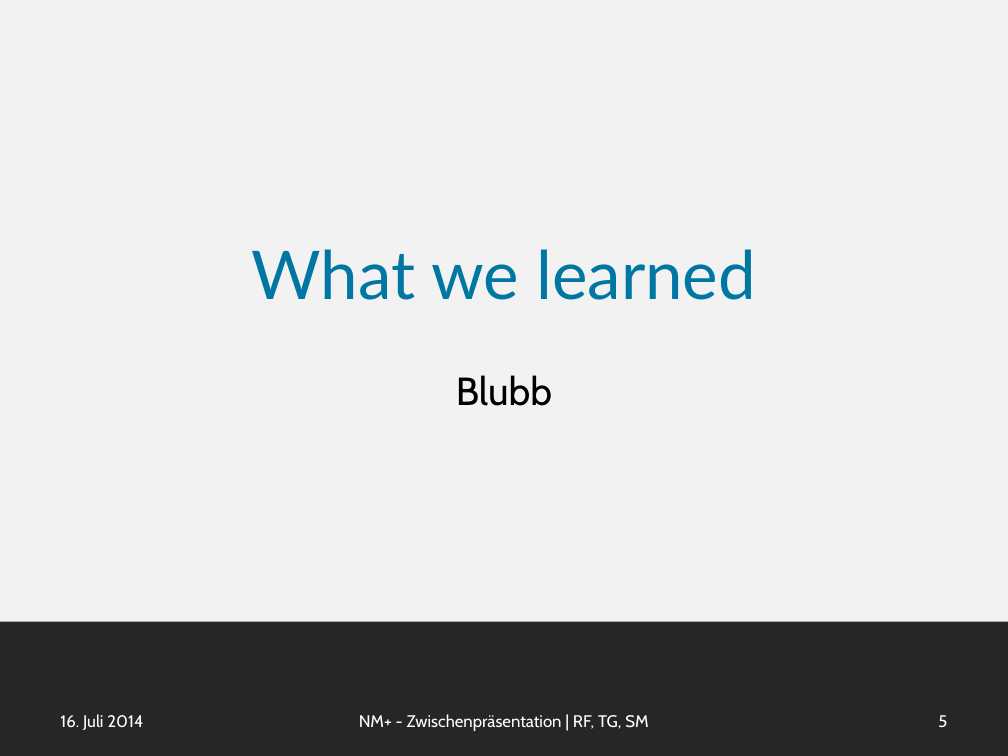
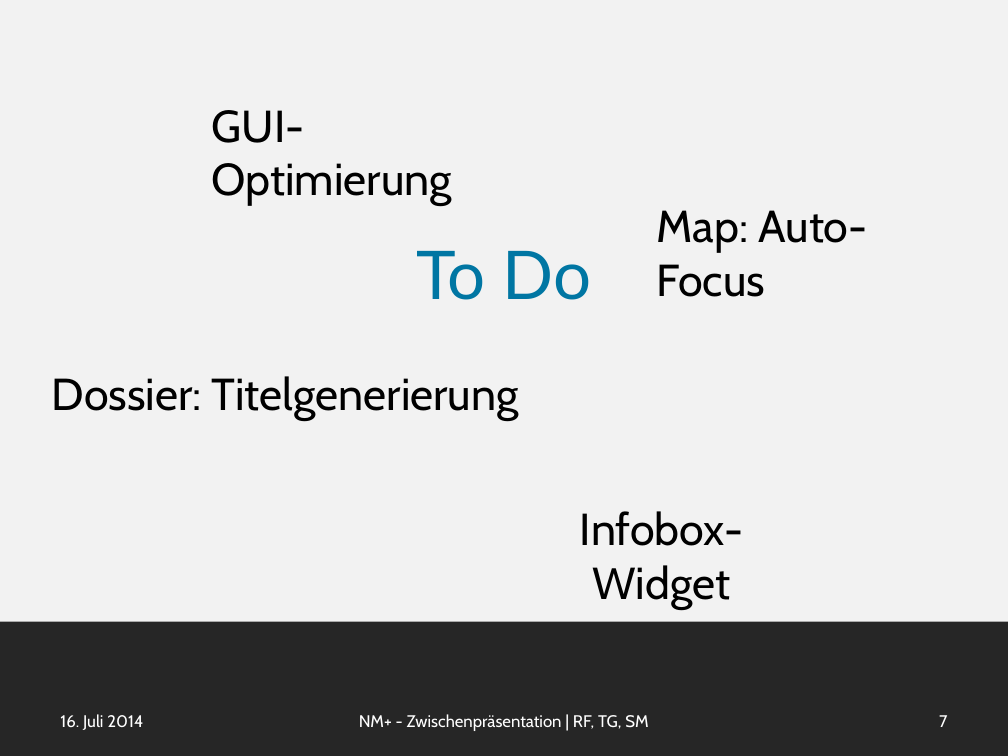
Before and after one commit to smba/newsminer, a slide deck: slide 7 of Presentation/newsminer_plus.pptx (slide 5 before the commit). Drawn at 1008x756 pixels with LibreOffice and Linux fonts; fonts in the diff are those of the drawing. Boxes give left, top, right and bottom in pixels: in the first picture for what was removed or moved away, otherwise in the second. Text is boxed around its words. In the diff, an @@ line names an element or a change of style, - is before the commit and + after.

Commit message:
presentation

```diff
--- a/Presentation/newsminer_plus.pptx
+++ b/Presentation/newsminer_plus.pptx
@@ text added at (212, 110, 452, 206), 32 pt, text #000000 @@
+GUI-Optimierung
@@ text added at (657, 210, 868, 297), 32 pt, text #000000 @@
+Map: Auto-Focus
@@ title at (416, 251, 592, 300): text changed @@
-What we learned
+To Do
@@ text added at (52, 376, 519, 421), 32 pt, text #000000 @@
+Dossier: Titelgenerierung
@@ text removed at (456, 375, 552, 406) @@
-Blubb
@@ text added at (580, 511, 743, 609), 32 pt, text #000000 @@
+Infobox-Widget
@@ page number at (939, 715, 947, 727): text changed @@
-5
+7
```
Also in this commit, not shown: 3 other slides changed, 6 slides added, 2 other files.
